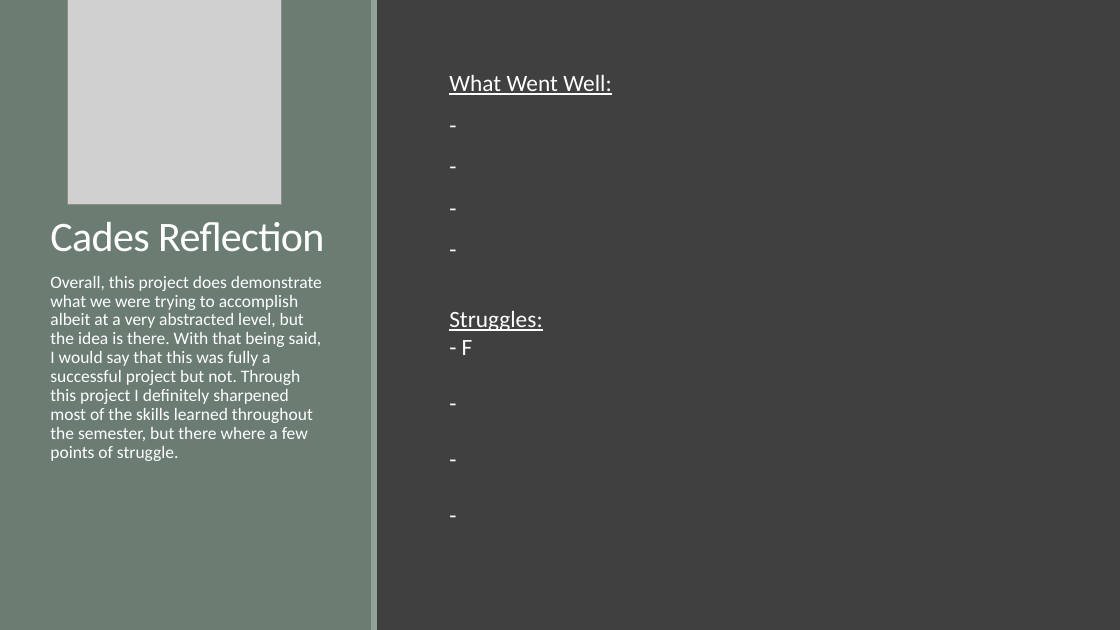
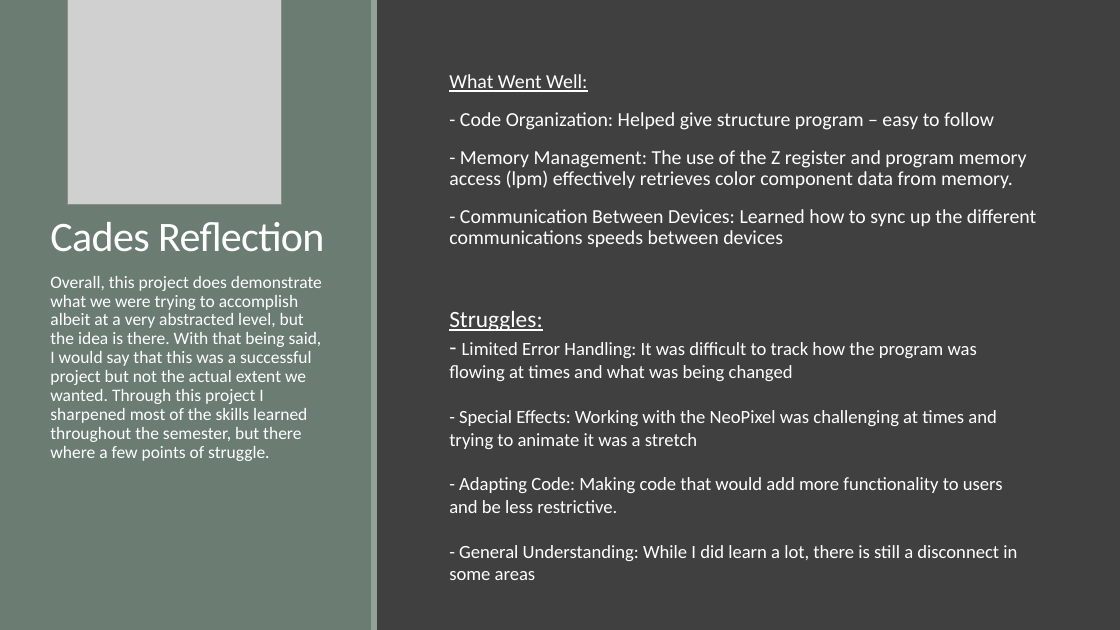
Before and after one commit to wesost/ASM-Final-Project, a slide deck: slide 5 of documentation/Presentation.pptx (slide 4 before the commit). Drawn at 1120x630 pixels with LibreOffice and Linux fonts; fonts in the diff are those of the drawing; grey boxes stand for pictures. Boxes give left, top, right and bottom in pixels: in the first picture for what was removed or moved away, otherwise in the second. Text is boxed around its words. In the diff, an @@ line names an element or a change of style, - is before the commit and + after.

```diff
--- a/documentation/Presentation.pptx
+++ b/documentation/Presentation.pptx
@@ text at <box>449,74,587,92</box>: size 20 to 17 pt in "What Went Well:" @@
@@ text at <box>449,112,1036,247</box>: text changed; size 20 to 17 pt @@
-  -
-  -
-  -
-  -
+  - Code Organization: Helped give structure program – easy to follow
+  - Memory Management: The use of the Z register and program memory access (lpm) effectively retrieves color component data from memory.
+  - Communication Between Devices: Learned how to sync up the different communications speeds between devices
@@ text at <box>50,276,322,461</box>: text changed @@
-Overall, this project does demonstrate what we were trying to accomplish albeit at a very abstracted level, but the idea is there. With that being said, I would say that this was fully a successful project but not. Through this project I definitely sharpened most of the skills learned throughout the semester, but there where a few points of struggle.
+Overall, this project does demonstrate what we were trying to accomplish albeit at a very abstracted level, but the idea is there. With that being said, I would say that this was a successful project but not the actual extent we wanted. Through this project I sharpened most of the skills learned throughout the semester, but there where a few points of struggle.
@@ text at <box>449,342,1017,580</box>: text changed; size 20 to 16 pt @@
-- F
--
--
--
+- Limited Error Handling: It was difficult to track how the program was flowing at times and what was being changed
+- Special Effects: Working with the NeoPixel was challenging at times and trying to animate it was a stretch
+- Adapting Code: Making code that would add more functionality to users and be less restrictive.
+- General Understanding: While I did learn a lot, there is still a disconnect in some areas
```
Also in this commit, not shown: 1 other slide changed, 1 slide added.
